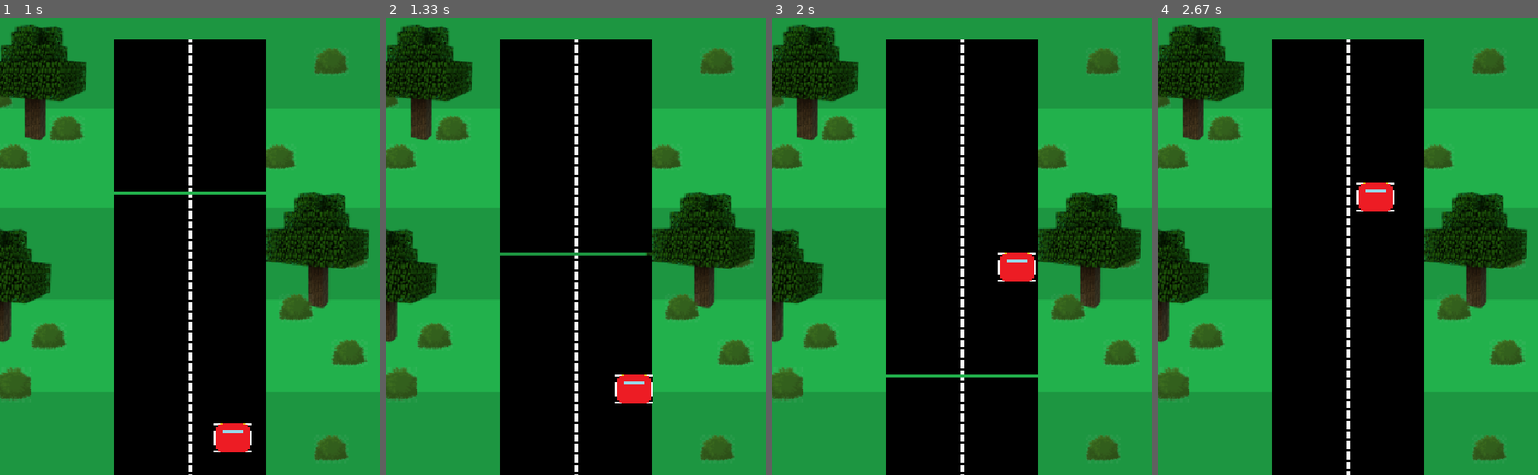
Above: before the commit, frames 1-4 (left to right).
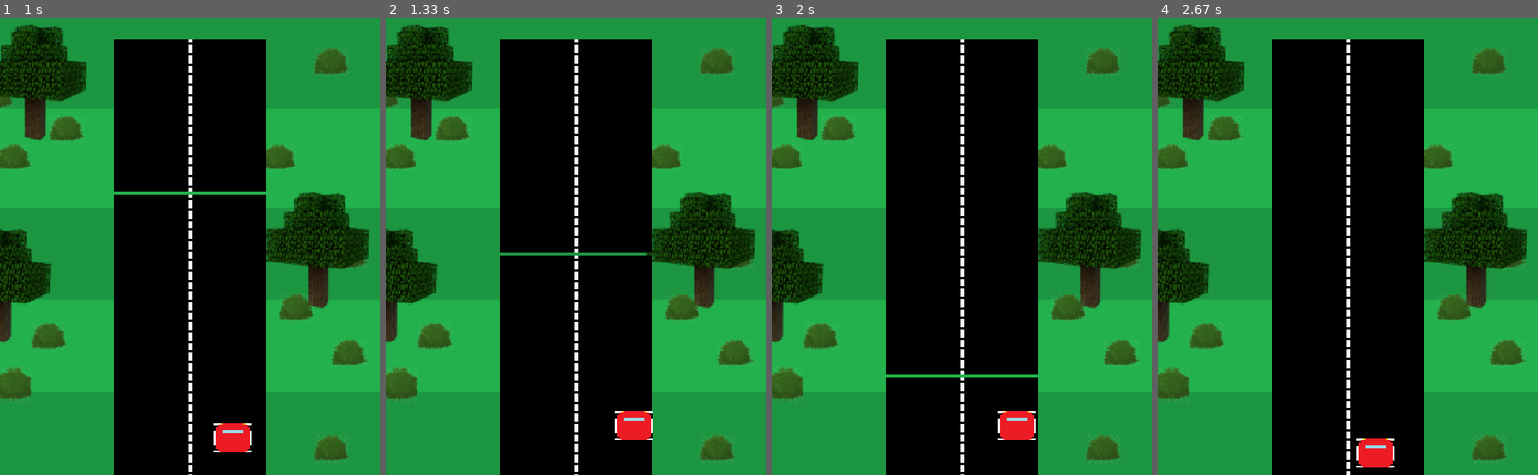
Above: after the commit, the same moments.

Repository: ferclima/pygame
Game: pygame game, started from codigo do jogo.py
Two runs of this game, one before a commit and one after it. Both use one fixed random seed, a clock stepped at 60 frames per second and the inputs below.
Inputs:
- Up to frame 1 (1 s): hold Right 0.33-0.8 s; hold Up from 0.83 s (still down)
- Up to frame 2 (1.33 s): release Up at 1.13 s; hold Right from 1.17 s (still down)
- Up to frame 3 (2 s): release Right at 1.63 s; hold Left from 1.67 s (still down)
- Up to frame 4 (2.67 s): release Left at 2.2 s; hold Down 2.23-2.53 s; hold Left from 2.57 s (still down)

Frame 1 is identical in both runs. In frame 2, 1.2% of the frame differs, in the area x 60-71%, y 78-93%; in frame 3, 1.2%; in frame 4, 1.2%.

Commit message:
movimentação carro

Diff:
--- a/codigo do jogo.py
+++ b/codigo do jogo.py
@@ -62,6 +62,10 @@
             self.rect.right = WIDTH
         if self.rect.left < 0:
             self.rect.left = 0
+        if self.rect.bottom > HEIGHT:
+            self.rect.bottom = HEIGHT
+        if self.rect.top < 0:
+            self.rect.top = 0
 
 all_sprites = pygame.sprite.Group()
 all_pistas = pygame.sprite.Group()
@@ -103,9 +107,9 @@
             if event.key == pygame.K_RIGHT:
                 carro.speedx -= 4
             if event.key == pygame.K_UP:
+                carro.speedy += 4
+            if event.key == pygame.K_DOWN:
                 carro.speedy -= 4
-            if event.key == pygame.K_DOWN:
-                carro.speedy += 4
 
     all_pistas.update()
     all_sprites.update()
